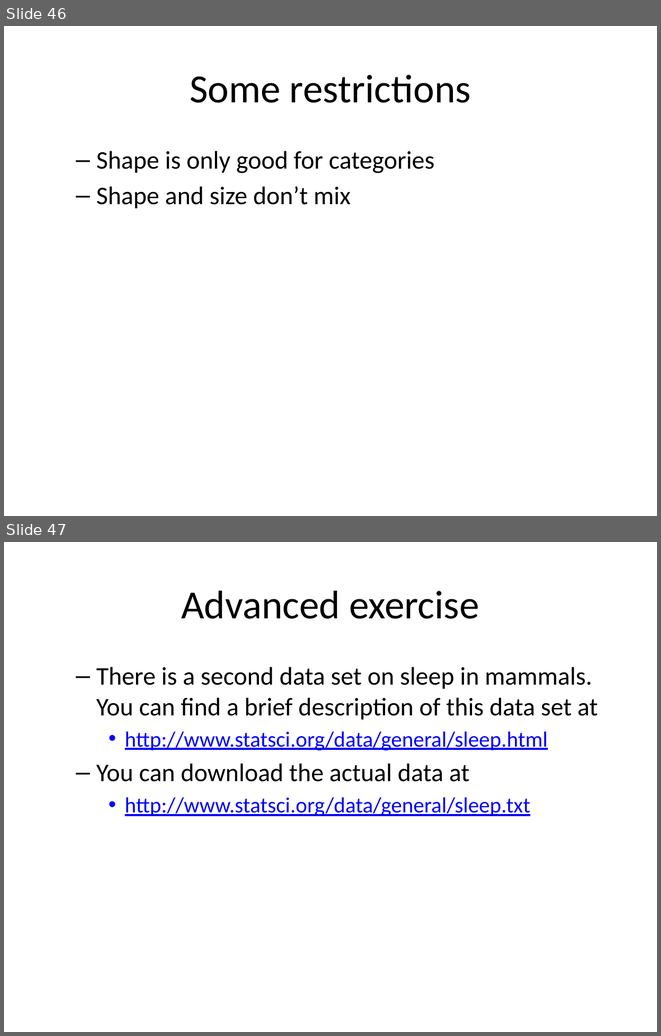
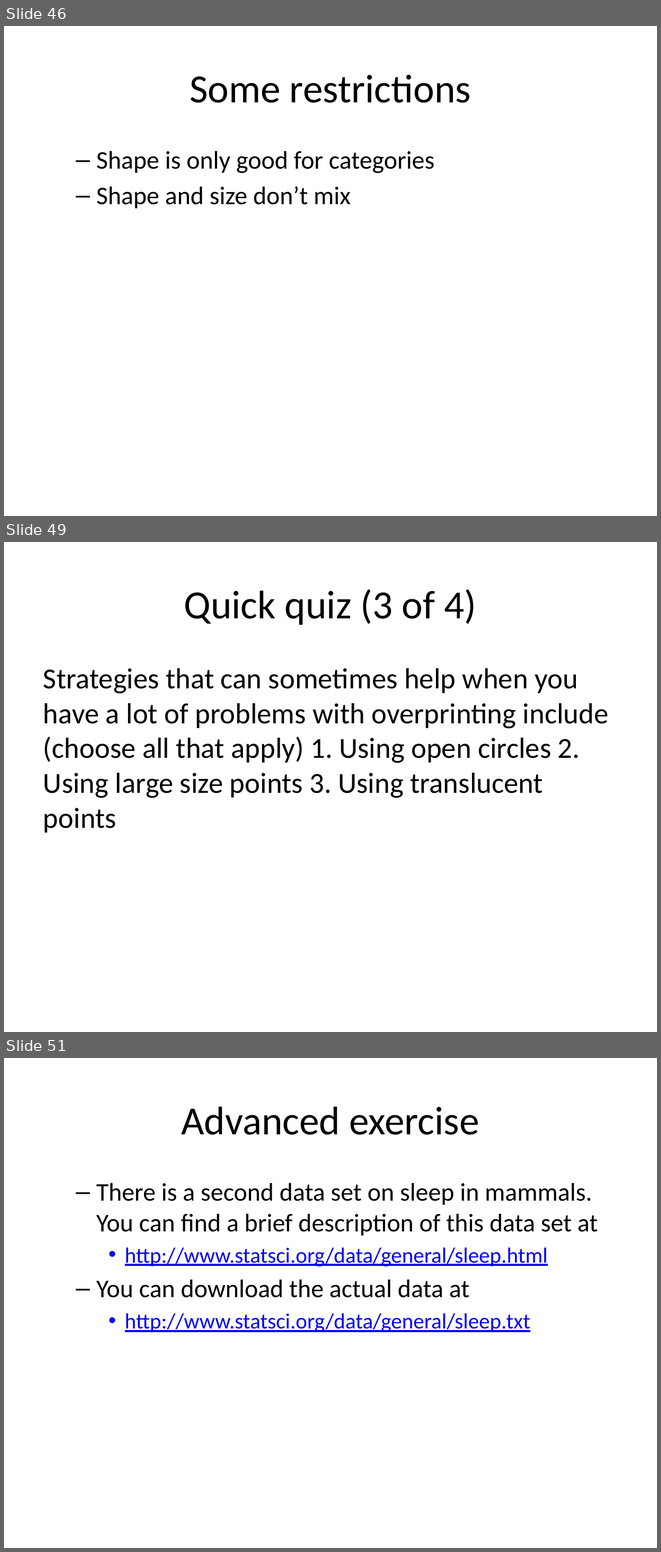
Before and after one commit to pmean/data-visualization, a slide deck: data-viz-01/src/v01-main-scatterplots.pptx. Shown one above the other, each under a label of ours: slides 46 and 47 before the commit, slides 46, 49 and 51 after it; the slides between them are not shown. The pictures are 661x1036 and 661x1552 pixels, drawn with LibreOffice and Linux fonts; fonts in the diff are those of the drawing. Boxes give left, top, right and bottom in pixels: in the first picture for what was removed or moved away, otherwise in the second. Text is boxed around its words. In the diff, an @@ line names an element or a change of style, - is before the commit and + after.

Commit message:
Added quick quiz to viz-01

```diff
--- a/data-viz-01/src/v01-main-scatterplots.pptx
+++ b/data-viz-01/src/v01-main-scatterplots.pptx
@@ slide 49 added at [4,542,657,1032], background #FFFFFF @@
@@ title added at [184,589,476,625], 44 pt, text #000000 @@
+Quick quiz (3 of 4)
@@ text added at [43,668,609,832], 32 pt, text #000000 @@
+Strategies that can sometimes help when you have a lot of problems with overprinting include (choose all that apply) 1. Using open circles 2. Using large size points 3. Using translucent points
@@ what was slide 47 is now slide 51 @@
```
Also in this commit, not shown: 3 other slides added, 4 other files.
